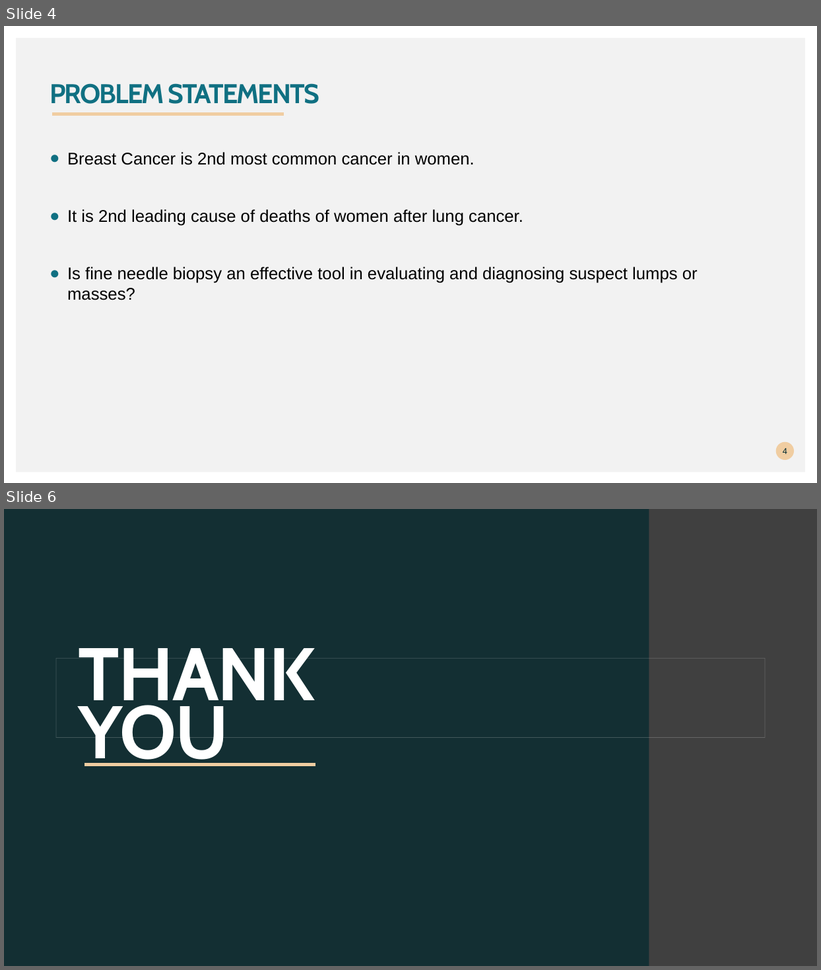
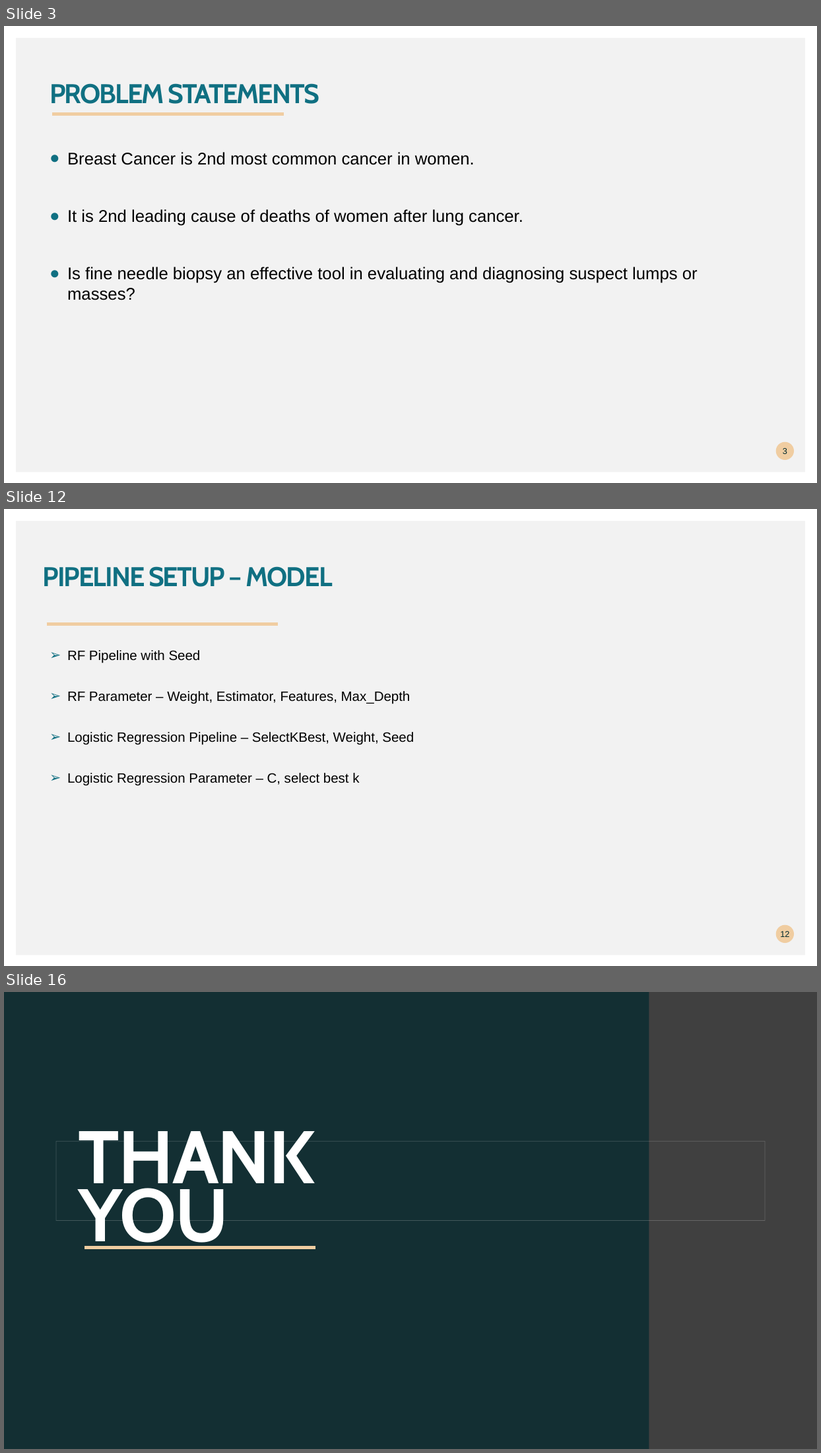
Before and after one commit to saurabhbiswas1985/Predictive-Analytics-Project, a slide deck: Breast cancer prediction.pptx. Shown one above the other, each under a label of ours: slides 4 and 6 before the commit, slides 3, 12 and 16 after it; the slides between them are not shown. The pictures are 821x970 and 821x1453 pixels, drawn with LibreOffice and Linux fonts; fonts in the diff are those of the drawing; background and template pictures are left out. Boxes give left, top, right and bottom in pixels: in the first picture for what was removed or moved away, otherwise in the second. Text is boxed around its words. In the diff, an @@ line names an element or a change of style, - is before the commit and + after.

```diff
--- a/Breast cancer prediction.pptx
+++ b/Breast cancer prediction.pptx
@@ slide 12 added at <box>4,509,817,966</box>, background #FFFFFF; not listed: 1 template element that a slide beside it also shows @@
@@ title added at <box>43,566,333,587</box>, 32 pt, text #107082, bold @@
+PIPELINE SETUP – MODEL
@@ freeform shape added at <box>47,621,279,625</box>, outline #F0CDA1 4.32 pt @@
@@ text added at <box>67,650,414,786</box>, 16 pt, text #000000 @@
+➢ RF Pipeline with Seed
+➢ RF Parameter – Weight, Estimator, Features, Max_Depth
+➢ Logistic Regression Pipeline – SelectKBest, Weight, Seed
+➢ Logistic Regression Parameter – C, select best k
@@ page number added at <box>776,925,795,944</box>, fill #F0CDA1, 10 pt, text #00292E @@
+12
@@ what was slide 4 is now slide 3 @@
@@ page number at <box>783,448,787,454</box>: text changed @@
-4
+3
@@ what was slide 6 is now slide 16 @@
```
Also in this commit, not shown: 2 slides changed, 10 other slides added, 1 slide removed, 1 other file.
